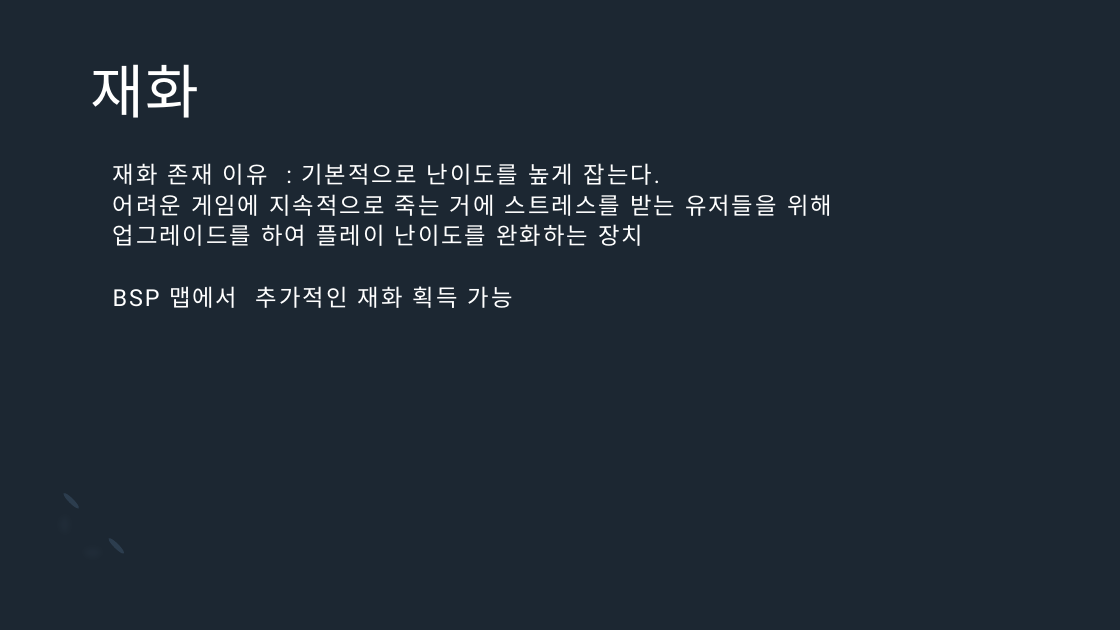
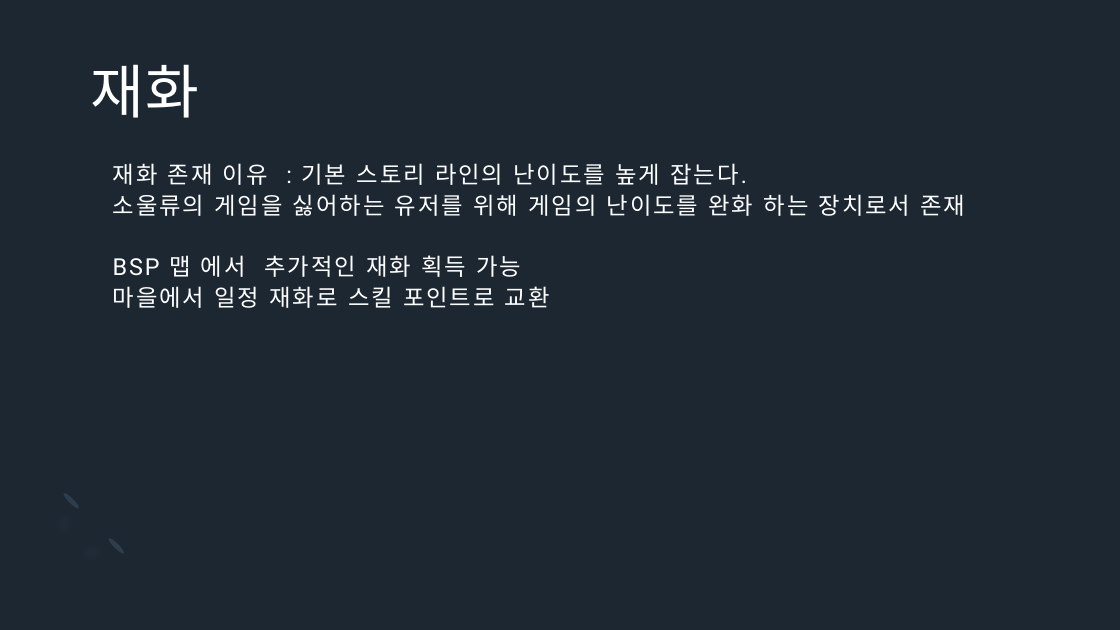
Before and after one commit to Icloy/2D_Roguelike, a slide deck: slide 13 of 기획서.pptx. Drawn at 1120x630 pixels with LibreOffice and Linux fonts; fonts in the diff are those of the drawing. Boxes give left, top, right and bottom in pixels: in the first picture for what was removed or moved away, otherwise in the second. Text is boxed around its words. In the diff, an @@ line names an element or a change of style, - is before the commit and + after.

```diff
--- a/기획서.pptx
+++ b/기획서.pptx
@@ title at [113, 163, 966, 308]: text changed @@
-재화 존재 이유 : 기본적으로 난이도를 높게 잡는다.
-어려운 게임에 지속적으로 죽는 거에 스트레스를 받는 유저들을 위해
-업그레이드를 하여 플레이 난이도를 완화하는 장치
-BSP 맵에서 추가적인 재화 획득 가능
+재화 존재 이유 : 기본 스토리 라인의 난이도를 높게 잡는다.
+소울류의 게임을 싫어하는 유저를 위해 게임의 난이도를 완화 하는 장치로서 존재
+BSP 맵 에서 추가적인 재화 획득 가능
+마을에서 일정 재화로 스킬 포인트로 교환
```
Also in this commit, not shown: 7 other slides changed, 3 slides added, 1 slide removed.
